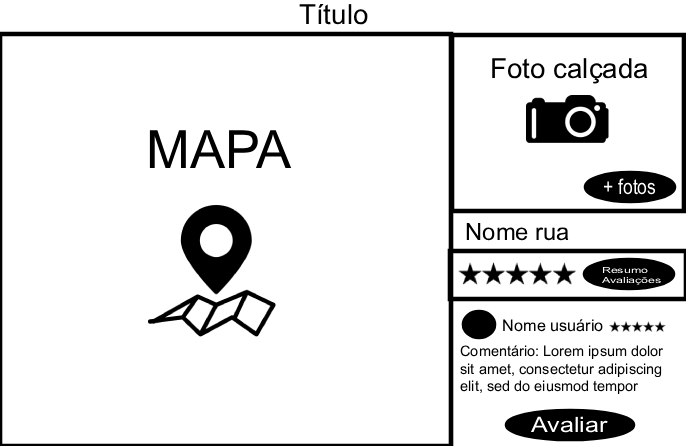
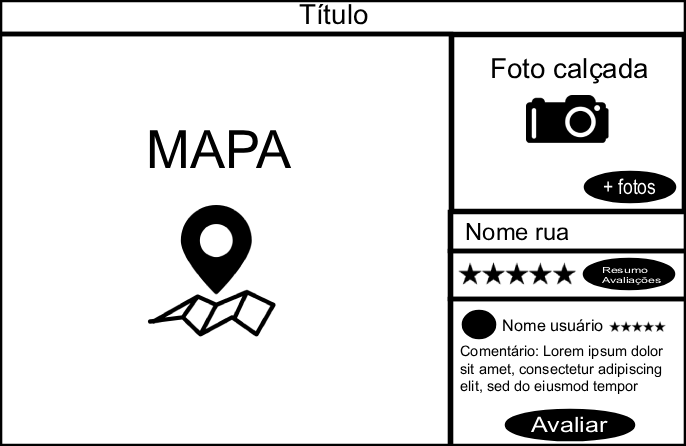
Layer changes from the first 686px x 446px image to the second:
pixels changed over <box>0,0,686,446</box> (layer not identified)
